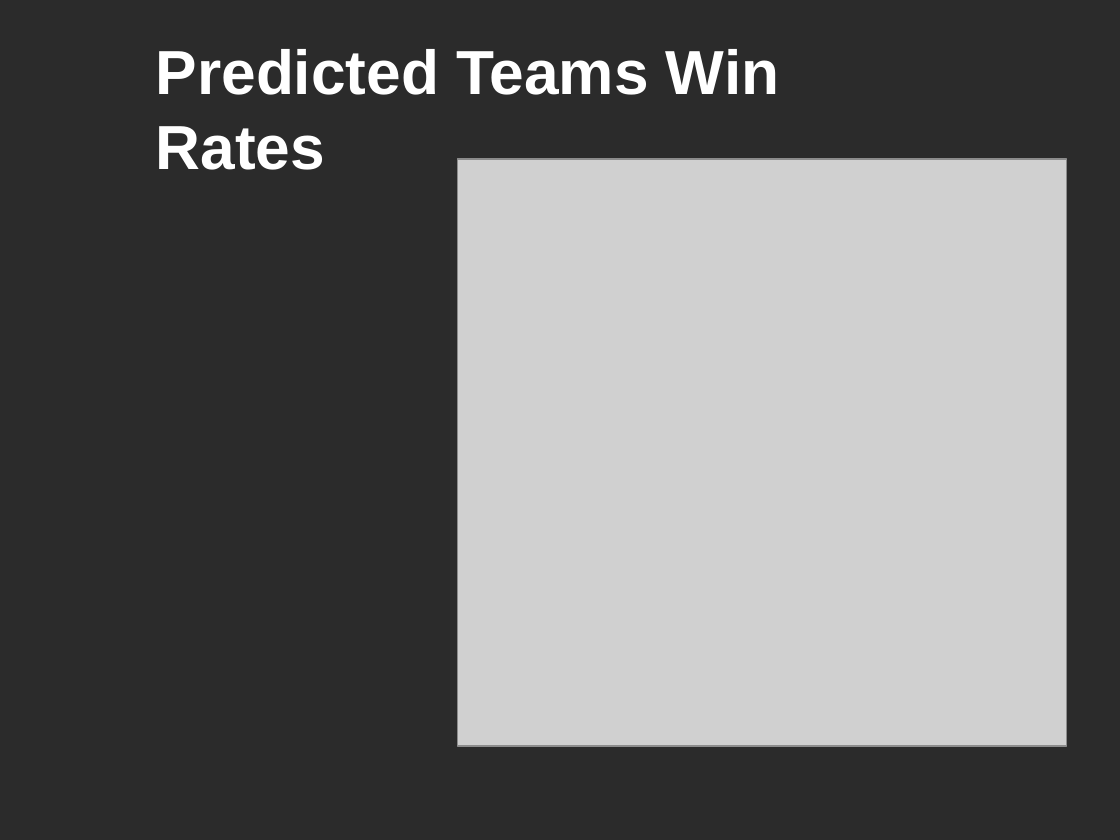
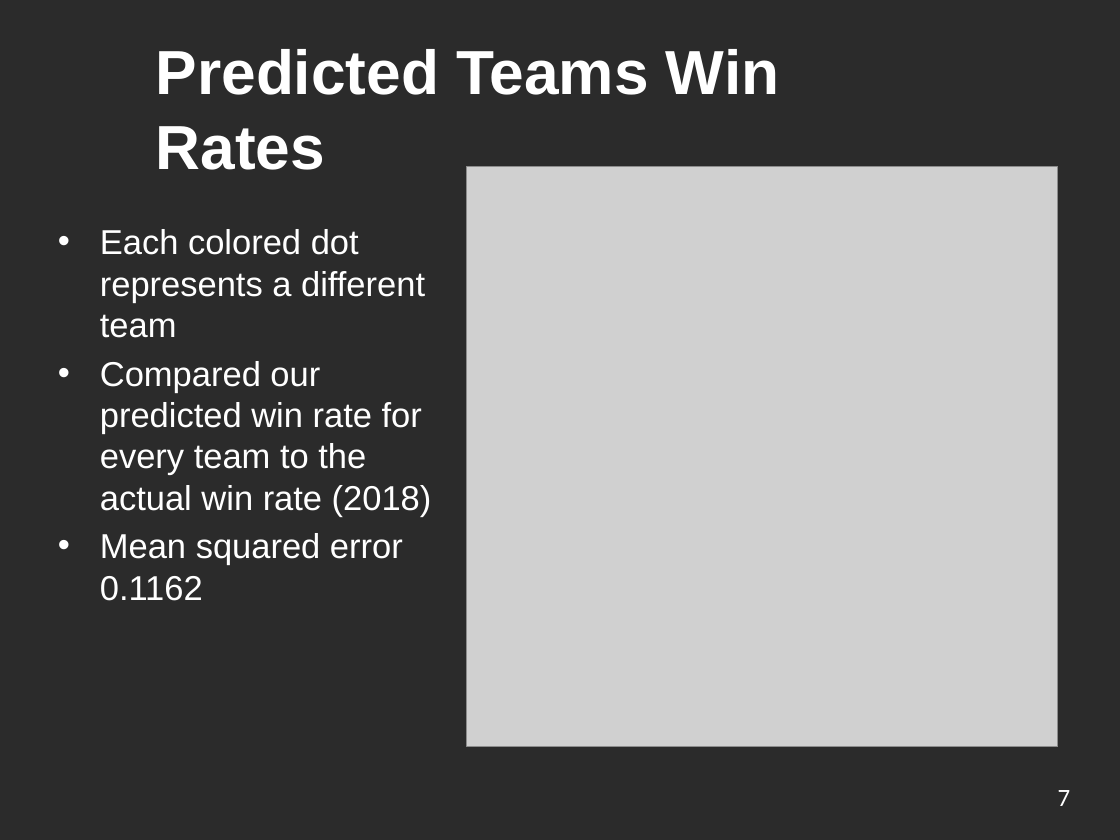
Before and after one commit to ickletsmulet/ECE-143-Group-19, a slide deck: slide 7 of Presentation.pptx. Drawn at 1120x840 pixels with LibreOffice and Linux fonts; fonts in the diff are those of the drawing; grey boxes stand for pictures; background and template pictures are left out; a plain dark background stands for a picture behind light text. Boxes give left, top, right and bottom in pixels: in the first picture for what was removed or moved away, otherwise in the second. Text is boxed around its words. In the diff, an @@ line names an element or a change of style, - is before the commit and + after.

```diff
--- a/Presentation.pptx
+++ b/Presentation.pptx
@@ picture: place and size @@
-picture at (457,159,1066,746)
+picture at (467,167,1058,747)
@@ text added at (100,229,432,601), 22.2 pt, text #FFFFFF @@
+• Each colored dot represents a different team
+• Compared our predicted win rate for every team to the actual win rate (2018)
+• Mean squared error 0.1162
@@ page number added at (1058,790,1071,806), 16 pt, text #FFFFFF @@
+7
```
Also in this commit, not shown: 5 other slides changed, 6 slides added, 1 slide removed.
